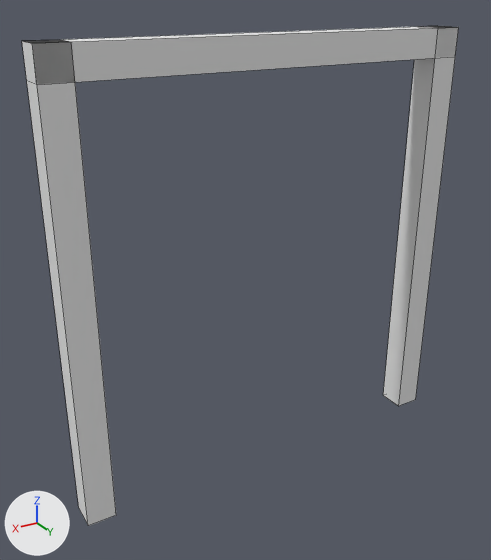
One commit to the Blender file COMP222-Ass1/assets/Models/Border.blend: the scene before it, then after it.
One viewpoint serves both versions: a 50 mm camera at (39.4, 36.3, 33.6) aimed at (16.8, -1.3, 14.8). Every picture has the same lights, and +X, +Y and +Z are marked at lower left. Mesh edges are drawn as thin lines.
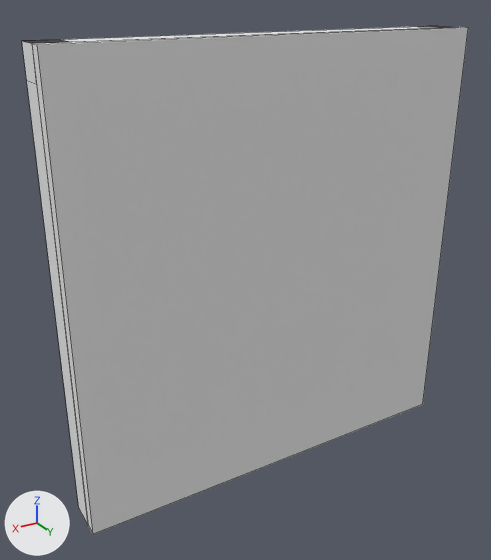
Location of each change, (x1, y1, x2, y2) in pixels of the pictures (491 x 560 px):
'Cube.002', reshaped
    before: (22, 26, 459, 526)
    after: (22, 26, 468, 534)
part 1 of me_cube_002, added
    after: (32, 27, 468, 534)

The edits, one by one:
me_cube_002 has 24 vertices, 18 faces and spans x -29.0..1.0, y -1.0..1.0, z -1.0..30.0.
me_cube_002 is used by ob_cube_002; location (29.0, -1.0, 1.0).
me_cube_002 part 1: a new loose piece, a box spanning x -29.0..0.99, y 1.0..1.9, z -1.0..29.99, in mat_wood (its picture is missing).
